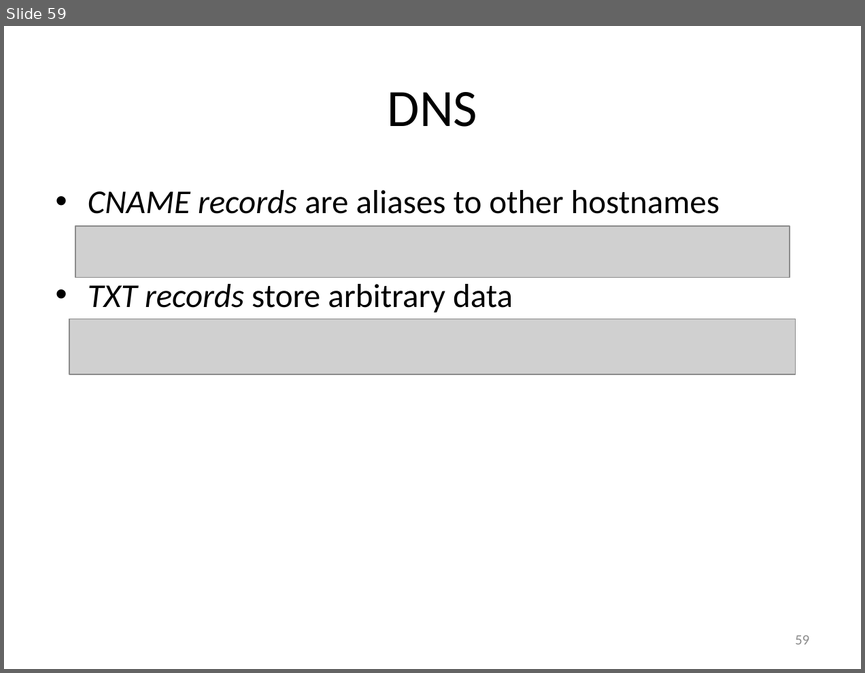
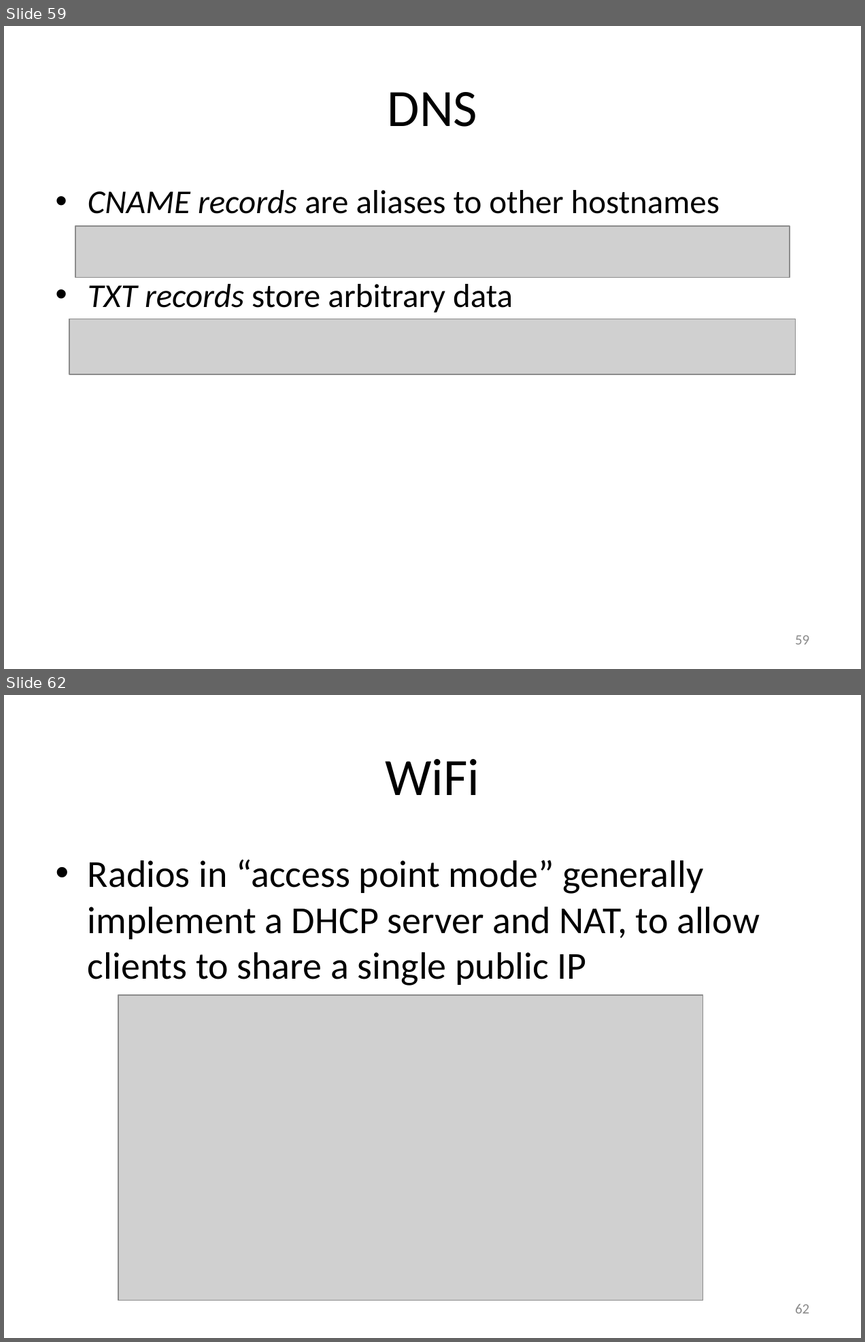
Before and after one commit to carlosgj/FRC-Training, a slide deck: Networking Basics.pptx. Shown one above the other, each under a label of ours: slide 59 before the commit, slides 59 and 62 after it; the slides between them are not shown. The pictures are 865x673 and 865x1342 pixels, drawn with LibreOffice and Linux fonts; fonts in the diff are those of the drawing; grey boxes stand for pictures. Boxes give left, top, right and bottom in pixels: in the first picture for what was removed or moved away, otherwise in the second. Text is boxed around its words. In the diff, an @@ line names an element or a change of style, - is before the commit and + after.

```diff
--- a/Networking Basics.pptx
+++ b/Networking Basics.pptx
@@ slide 62 added at box(4, 695, 861, 1338), background #FFFFFF @@
@@ title added at box(385, 759, 479, 795), 44 pt, text #000000 @@
+WiFi
@@ text added at box(88, 859, 759, 985), 32 pt, text #000000 @@
+• Radios in “access point mode” generally implement a DHCP server and NAT, to allow clients to share a single public IP
@@ picture added at box(118, 995, 702, 1300) @@
@@ page number added at box(795, 1304, 809, 1313), 12 pt, text #8C8C8C @@
+62
```
Also in this commit, not shown: 1 slide changed, 3 other slides added, 1 slide removed.
